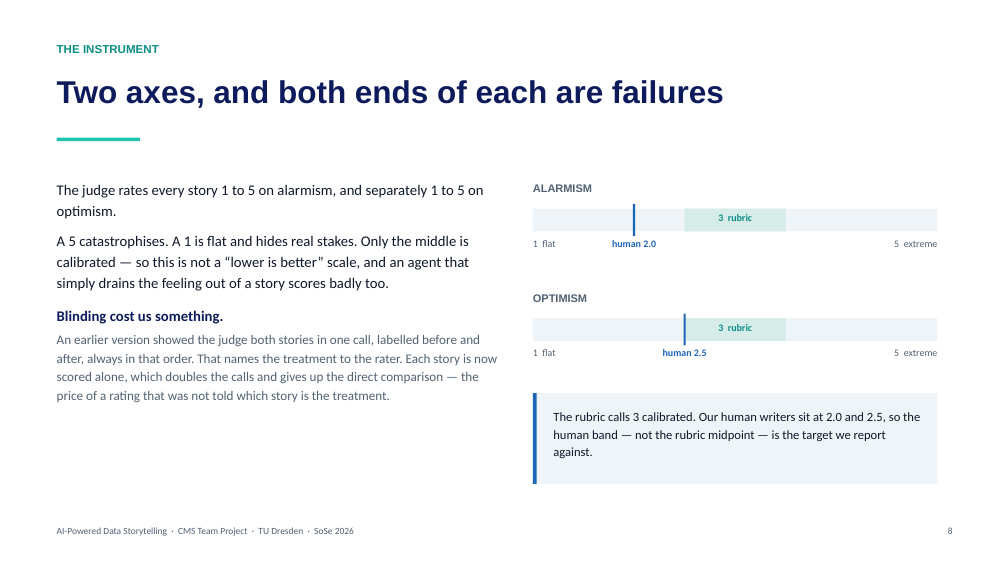
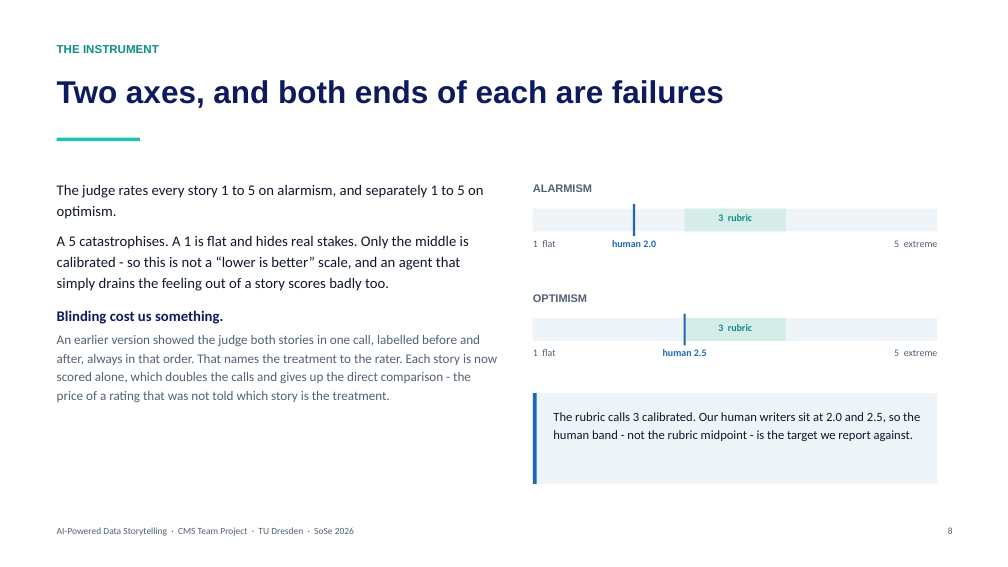
Before and after one commit to memoelsamadony/ai-powered-data-storytelling, a slide deck: slide 8 of presentation/AI-Storytelling-Final-Talk.pptx. Drawn at 1008x567 pixels with LibreOffice and Linux fonts; fonts in the diff are those of the drawing. Boxes give left, top, right and bottom in pixels: in the first picture for what was removed or moved away, otherwise in the second. Text is boxed around its words. In the diff, an @@ line names an element or a change of style, - is before the commit and + after.

```diff
--- a/presentation/AI-Storytelling-Final-Talk.pptx
+++ b/presentation/AI-Storytelling-Final-Talk.pptx
@@ text at (x1=57, y1=235, x2=469, y2=291): text changed @@
-A 5 catastrophises. A 1 is flat and hides real stakes. Only the middle is calibrated — so this is not a “lower is better” scale, and an agent that simply drains the feeling out of a story scores badly too.
+A 5 catastrophises. A 1 is flat and hides real stakes. Only the middle is calibrated - so this is not a “lower is better” scale, and an agent that simply drains the feeling out of a story scores badly too.
@@ text at (x1=57, y1=335, x2=497, y2=402): text changed @@
-An earlier version showed the judge both stories in one call, labelled before and after, always in that order. That names the treatment to the rater. Each story is now scored alone, which doubles the calls and gives up the direct comparison — the price of a rating that was not told which story is the treatment.
+An earlier version showed the judge both stories in one call, labelled before and after, always in that order. That names the treatment to the rater. Each story is now scored alone, which doubles the calls and gives up the direct comparison - the price of a rating that was not told which story is the treatment.
@@ text at (x1=553, y1=412, x2=920, y2=441): text changed @@
-The rubric calls 3 calibrated. Our human writers sit at 2.0 and 2.5, so the human band — not the rubric midpoint — is the target we report against.
+The rubric calls 3 calibrated. Our human writers sit at 2.0 and 2.5, so the human band - not the rubric midpoint - is the target we report against.
```
Also in this commit, not shown: 10 other slides changed, 24 other files.
